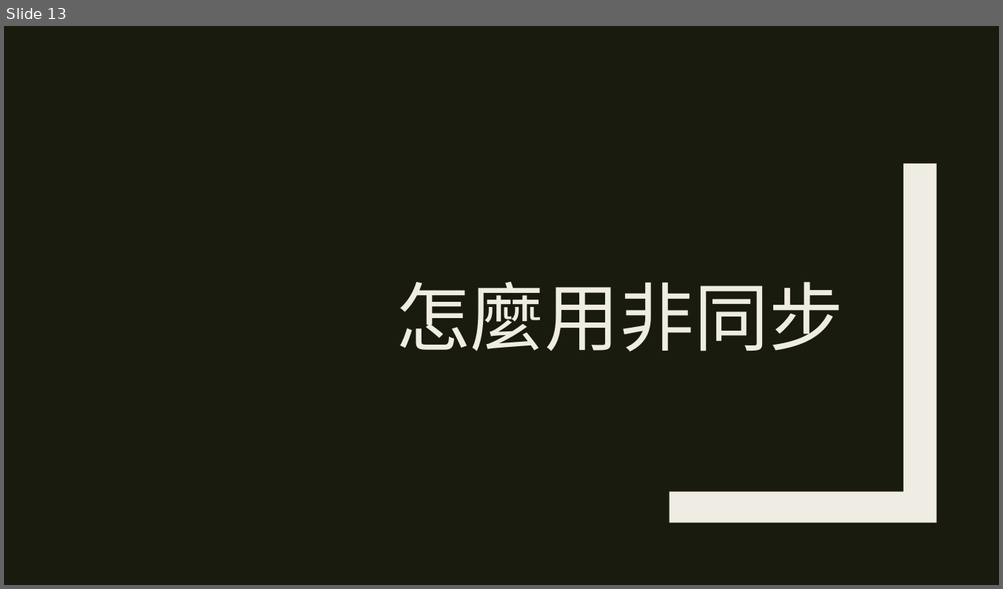
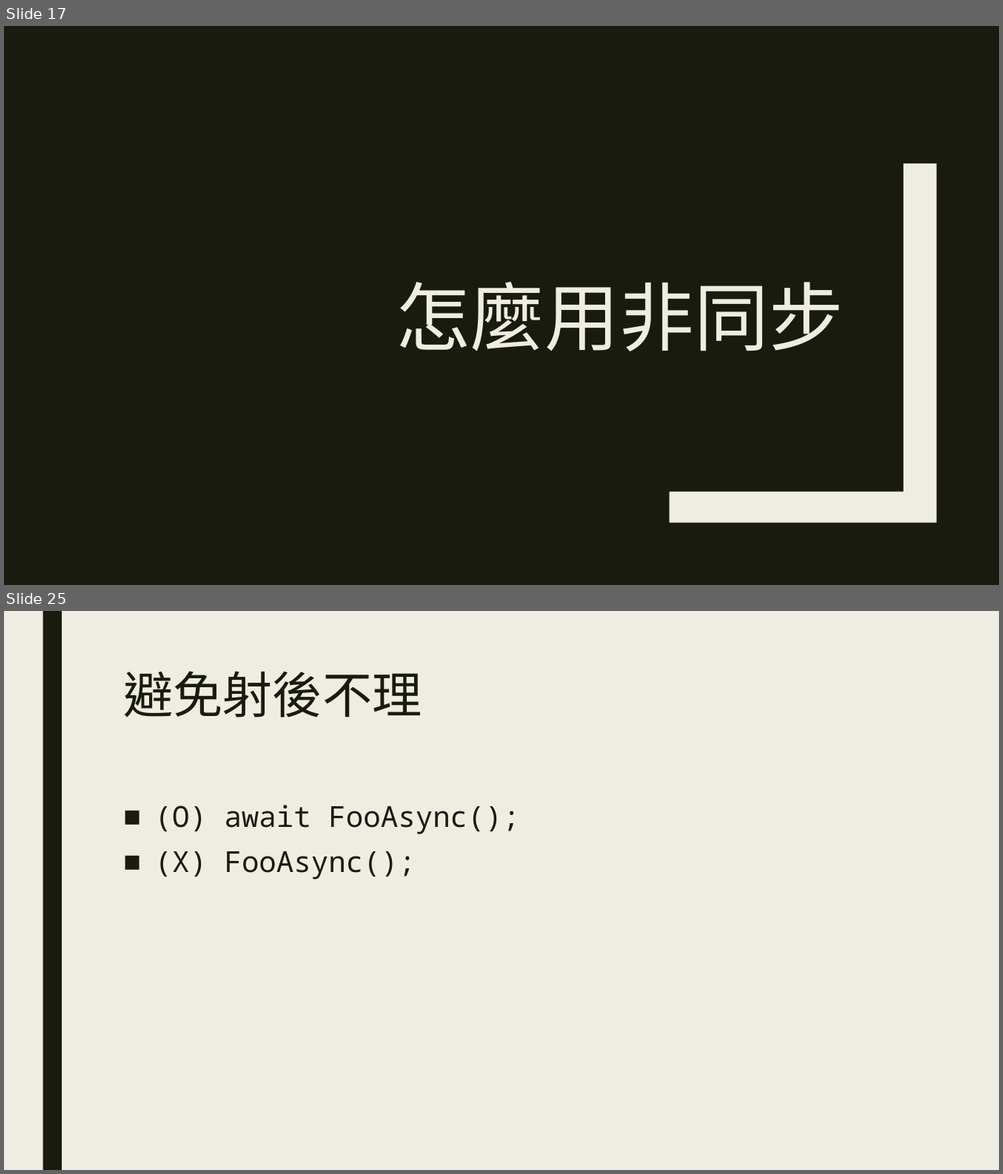
Before and after one commit to ryans610/.NET-Async-Basic, a slide deck: .NET非同步入門.pptx. Shown one above the other, each under a label of ours: slide 13 before the commit, slides 17 and 25 after it; the slides between them are not shown. The pictures are 1003x589 and 1003x1174 pixels, drawn with LibreOffice and Linux fonts; fonts in the diff are those of the drawing. Boxes give left, top, right and bottom in pixels: in the first picture for what was removed or moved away, otherwise in the second. Text is boxed around its words. In the diff, an @@ line names an element or a change of style, - is before the commit and + after.

```diff
--- a/.NET非同步入門.pptx
+++ b/.NET非同步入門.pptx
@@ slide 25 added at <box>4,611,999,1170</box>, background #EFEDE3 @@
@@ rectangle added at <box>42,611,62,1170</box>, fill #191B0E @@
@@ title added at <box>123,671,421,718</box>, 48 pt, text #191B0E @@
+避免射後不理
@@ text added at <box>155,805,519,880</box>, 28 pt, text #191B0E @@
+■ (O) await FooAsync();
+■ (X) FooAsync();
@@ what was slide 13 is now slide 17 @@
```
Also in this commit, not shown: 5 slides changed, 13 other slides added, 2 slides removed, 4 other files.
